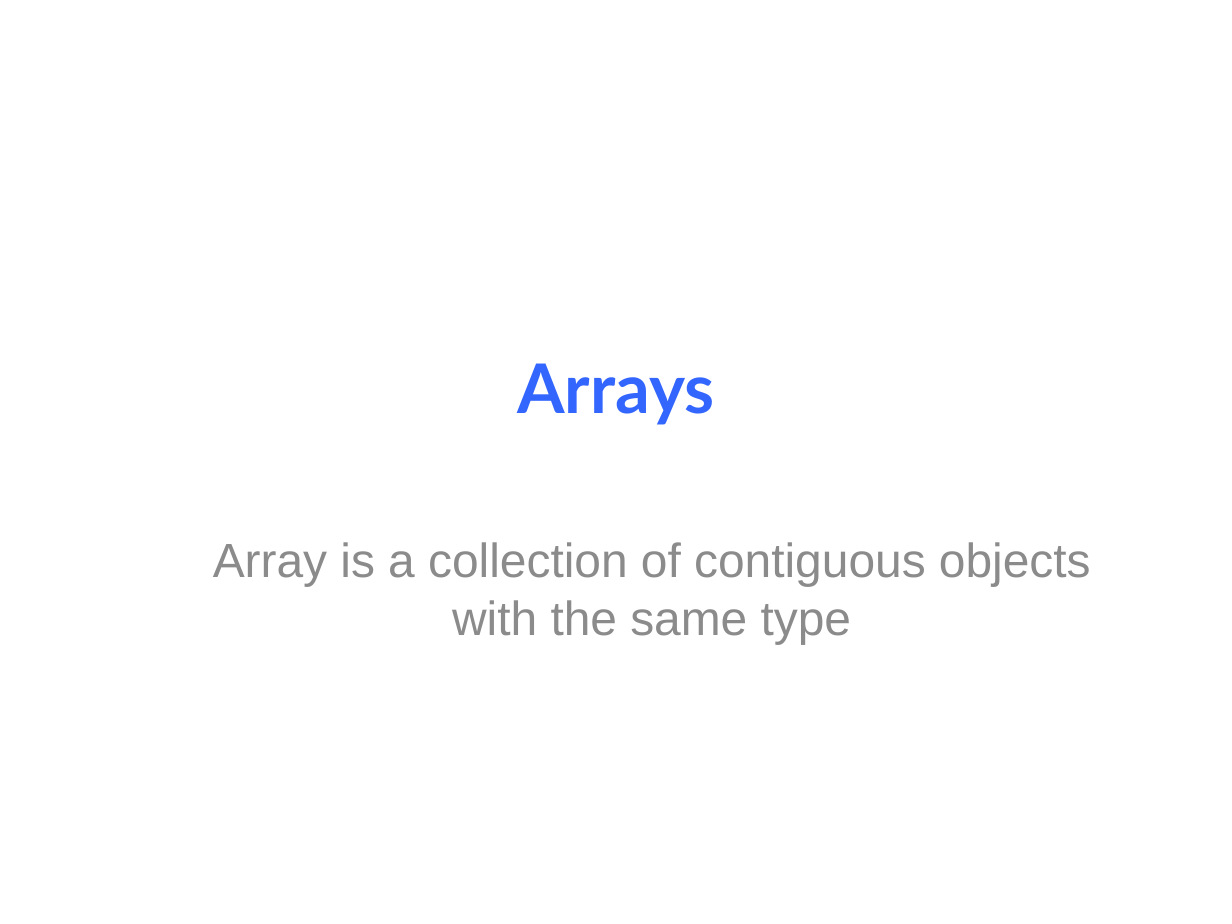
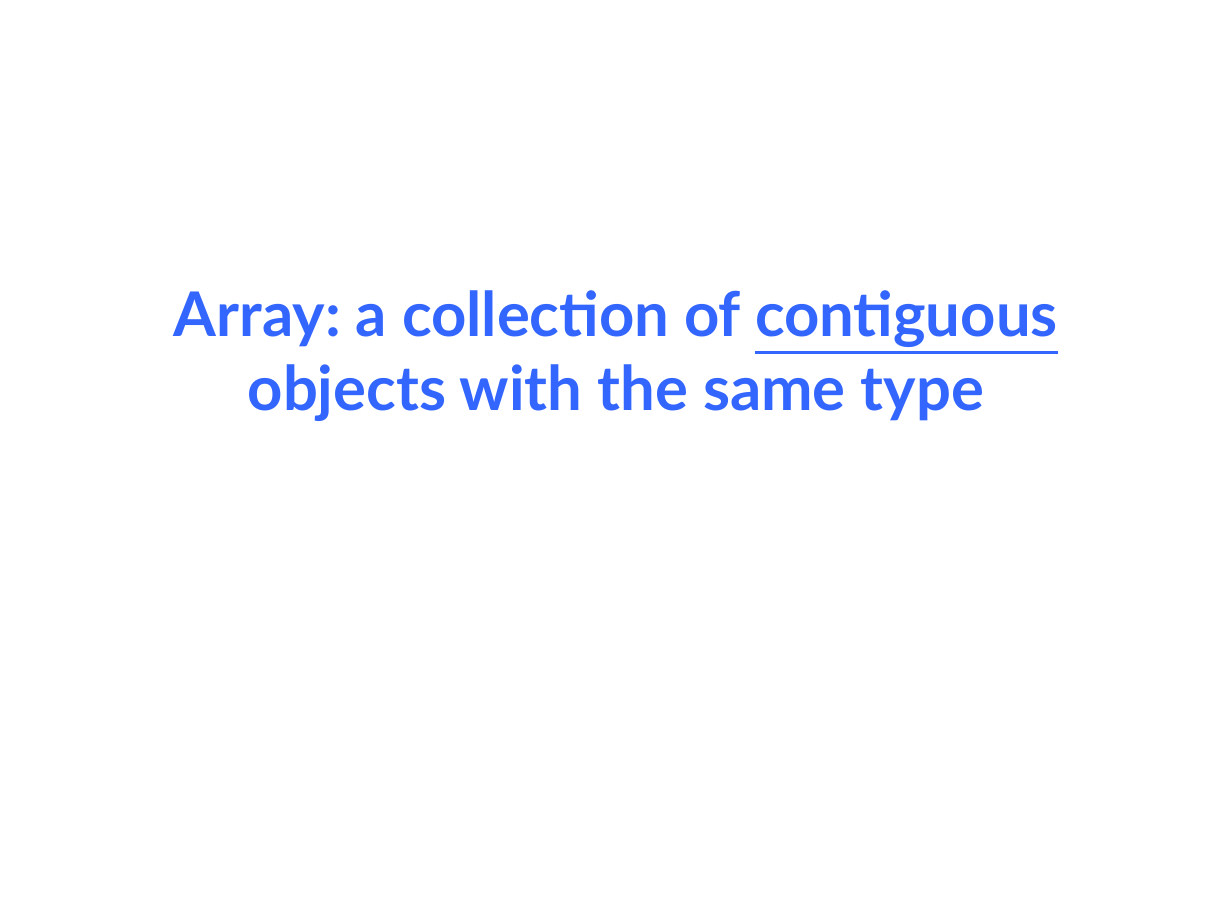
Before and after one commit to NYU-CSO/nyu-cso.github.io, a slide deck: slide 42 of notes/05-pointer_array.pptx (slide 41 before the commit). Drawn at 1232x924 pixels with LibreOffice and Linux fonts; fonts in the diff are those of the drawing. Boxes give left, top, right and bottom in pixels: in the first picture for what was removed or moved away, otherwise in the second. Text is boxed around its words. In the diff, an @@ line names an element or a change of style, - is before the commit and + after.

```diff
--- a/notes/05-pointer_array.pptx
+++ b/notes/05-pointer_array.pptx
@@ title at (174,290,1058,421): text changed; size 40 to 36 pt @@
-Arrays
+Array: a collection of contiguous objects with the same type
@@ subtitle removed at (213,542,1091,644) @@
-Array is a collection of contiguous objects with the same type
```
Also in this commit, not shown: 15 other slides changed, 7 slides added, 5 slides removed, 1 other file.
